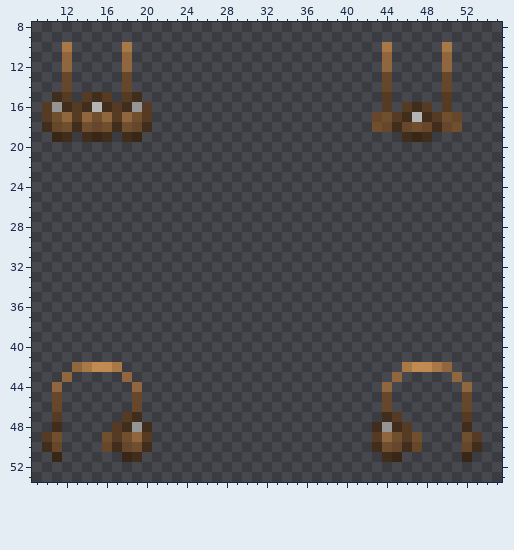
Pixel-art sprite: Resources/Textures/_EE/Clothing/BieselRepublic/Belt/TCAF_webbing.rsi/equipped-BELT.png. Above is the file before it was changed.
The file is 64x64 pixels. Shown: x 9..55, y 8..53.
And afterwards:
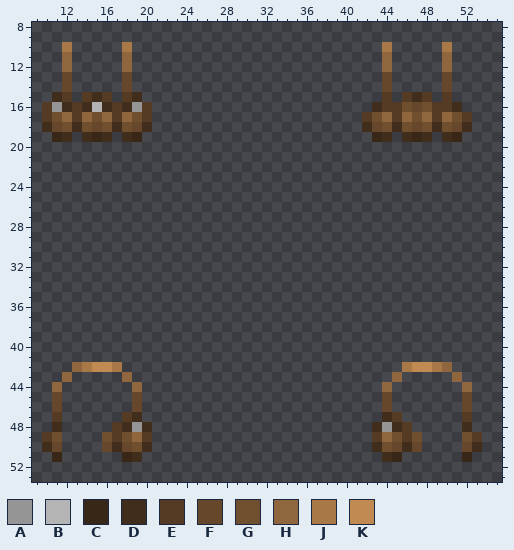
Palette (. is transparent): A #959595  B #b5b4b4  C #382617  D #412d1b  E #553b23  F #66472b  G #704f2f  H #8f663d  J #a87847  K #c08a52
What changed:
y 15: x 46..48 ... -> EDE
y 16: x 43 . -> D; x 45..49 .EDE. -> EGFGE; x 51 . -> D
y 17: x 42..44 .FG -> EGH; x 46..48 DBD -> HGH; x 50..52 GF. -> HGE
y 18: x 42..44 .GF -> DFG; x 46..48 FGF -> GFG; x 50..52 FG. -> GFD
y 19: x 43..44 .. -> CD; x 50..51 .. -> DC
Pixel boxes of the changes (left, top, right, bottom) in both pictures:
changed: (362, 92, 472, 142)
